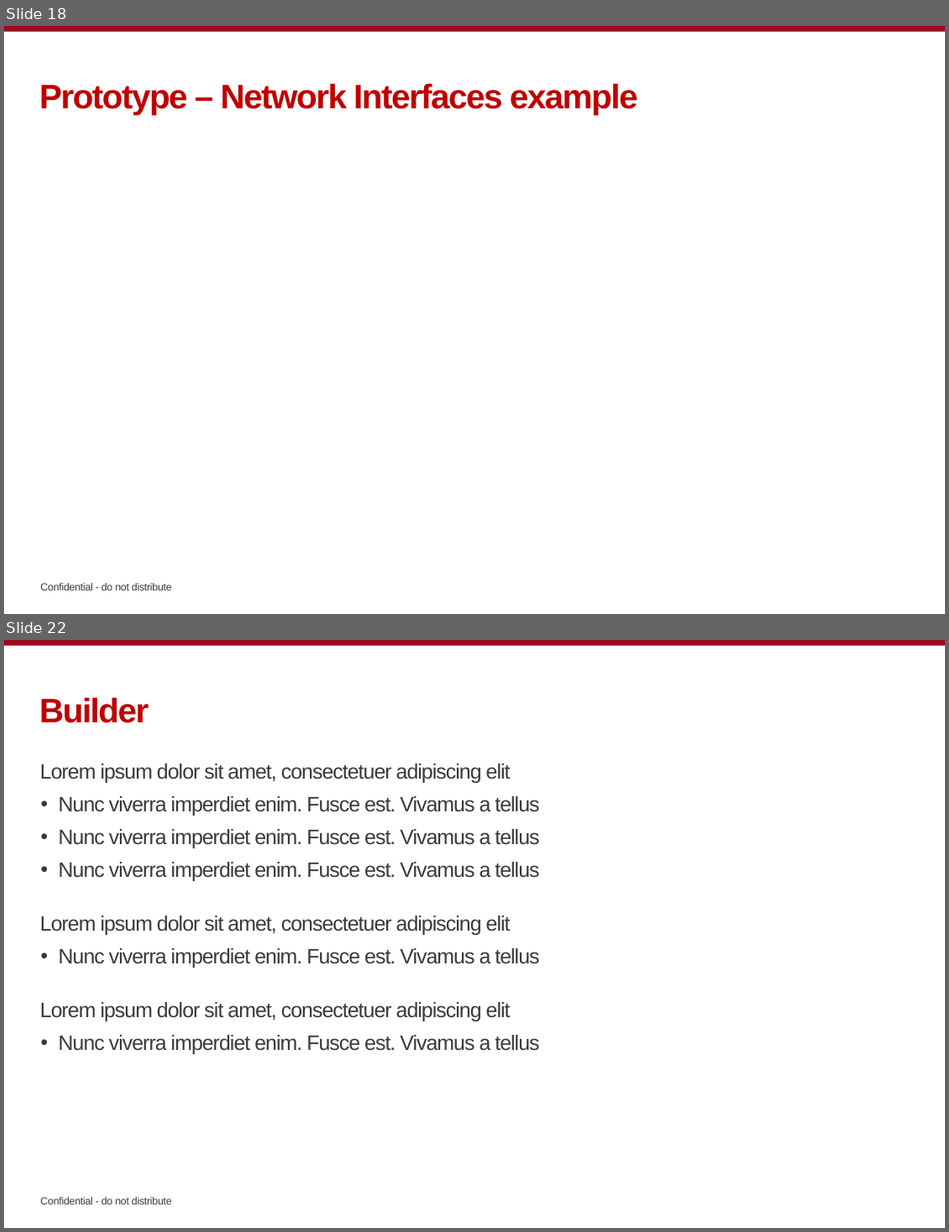
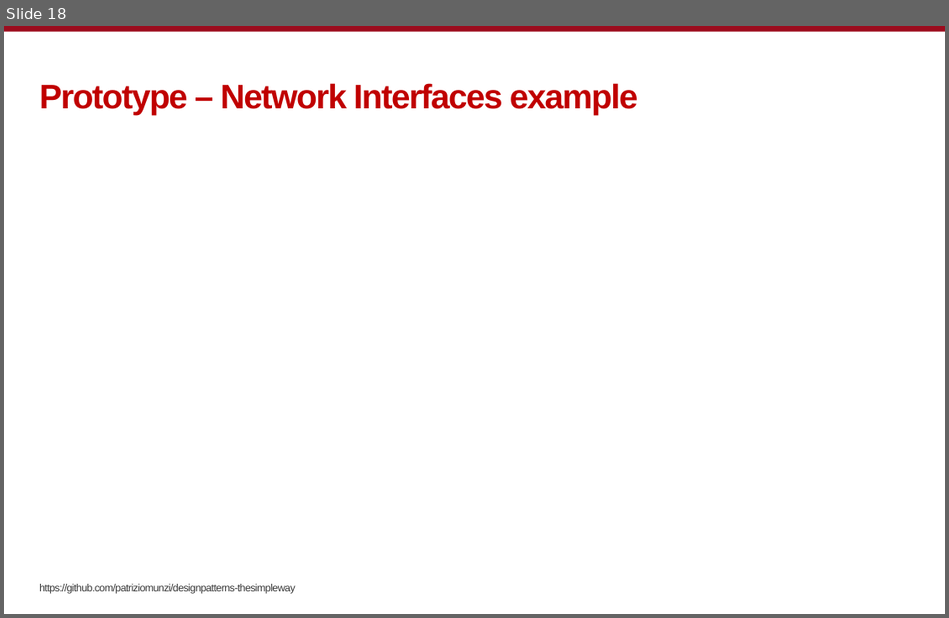
Before and after one commit to patriziomunzi/designpatterns-thesimpleway, a slide deck: docs/design_patterns_the_simple_way.pptx. Shown one above the other, each under a label of ours: slides 18 and 22 before the commit, slide 18 after it; the slides between them are not shown. The pictures are 949x1232 and 949x618 pixels, drawn with LibreOffice and Linux fonts; fonts in the diff are those of the drawing; background and template pictures are left out. Boxes give left, top, right and bottom in pixels: in the first picture for what was removed or moved away, otherwise in the second. Text is boxed around its words. In the diff, an @@ line names an element or a change of style, - is before the commit and + after.

```diff
--- a/docs/design_patterns_the_simple_way.pptx
+++ b/docs/design_patterns_the_simple_way.pptx
@@ slide 22 removed at (x1=4, y1=640, x2=945, y2=1228), background picture (left out); not listed: 2 template elements that a slide beside it also shows @@
@@ title removed at (x1=39, y1=697, x2=148, y2=723) @@
-Builder
@@ text removed at (x1=40, y1=763, x2=539, y2=1054) @@
-Lorem ipsum dolor sit amet, consectetuer adipiscing elit
-  • Nunc viverra imperdiet enim. Fusce est. Vivamus a tellus
-  • Nunc viverra imperdiet enim. Fusce est. Vivamus a tellus
-  • Nunc viverra imperdiet enim. Fusce est. Vivamus a tellus
-Lorem ipsum dolor sit amet, consectetuer adipiscing elit
-  • Nunc viverra imperdiet enim. Fusce est. Vivamus a tellus
-Lorem ipsum dolor sit amet, consectetuer adipiscing elit
-  • Nunc viverra imperdiet enim. Fusce est. Vivamus a tellus
@@ page number removed at (x1=882, y1=1190, x2=929, y2=1213) @@
-22
@@ slide 18 changed as well @@
@@ text added at (x1=39, y1=584, x2=295, y2=594), 8 pt, text #3A3A3A @@
+https://github.com/patriziomunzi/designpatterns-thesimpleway
@@ text removed at (x1=40, y1=583, x2=172, y2=590) @@
-Confidential - do not distribute
```
Also in this commit, not shown: 17 other slides changed, 1 slide added, 11 other slides removed.
